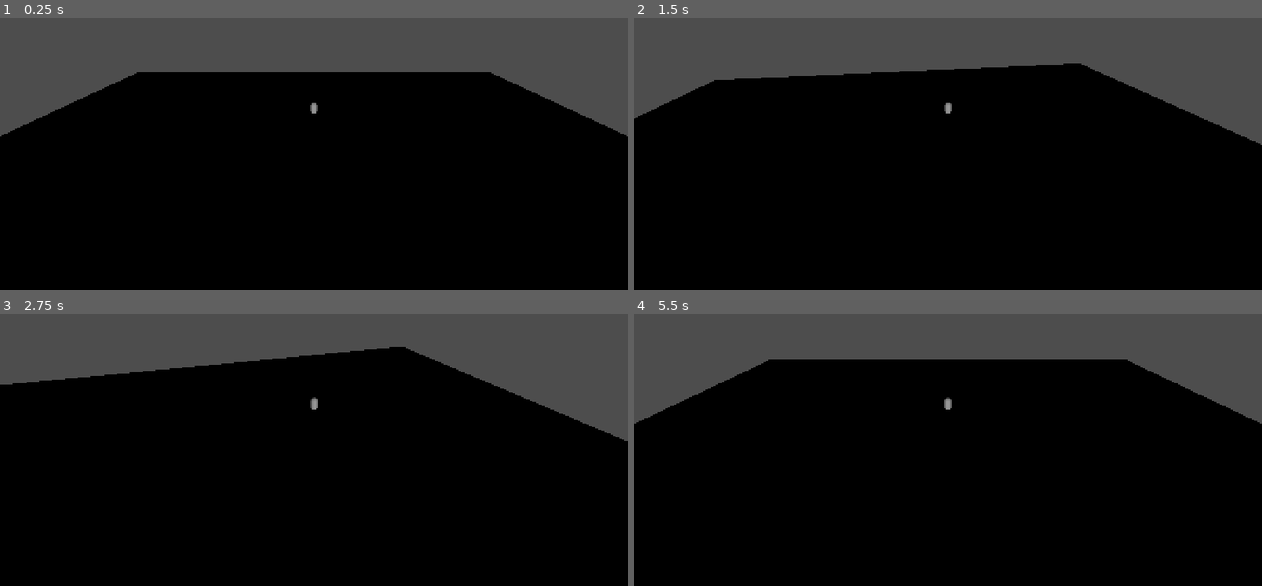
Above: before the commit, frames 1-4 (two rows, left to right).
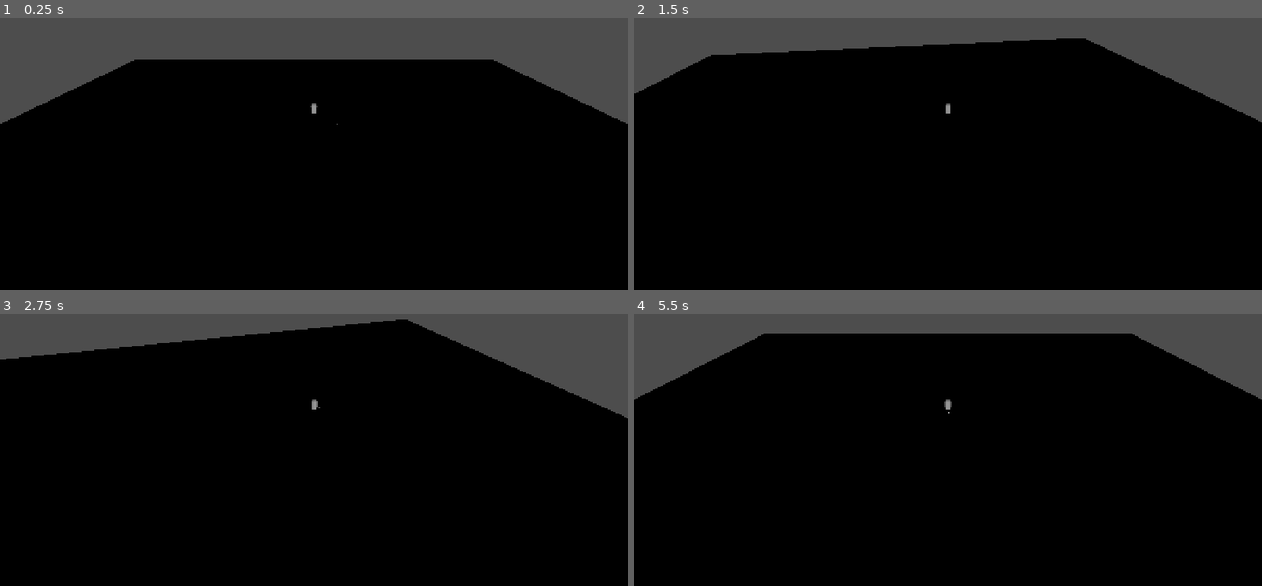
Above: after the commit, the same moments.

Repository: NoMacro/Football-game
Game: Godot game, scene res://match.tscn
The game is run twice, just before and just after one commit, with the same random seed, the same clock (stepped at 60 frames per second) and the same inputs.
Inputs:
- Up to frame 1 (0.25 s): no input
- Up to frame 2 (1.5 s): tap Enter (ui_accept) at 0.5, 0.77 s; hold D (right) 0.53-1.28 s; hold S (backward) from 1.28 s (still down)
- Up to frame 3 (2.75 s): tap Enter (ui_accept) at 1.52 s; release S (backward) at 2.03 s; hold D (right) from 2.03 s (still down)
- Up to frame 4 (5.5 s): release D (right) at 2.78 s; hold W (forward) 2.78-3.53 s; tap Enter (ui_accept) at 3.02, 3.77, 4.52 s; hold A (left) 3.53-5.03 s; hold S (backward) from 5.03 s (still down)

The runs differ from the first frame. In frame 1, 4.7% of the frame differs, in the area x 0-100%, y 15-44%; in frame 2, 9.3%; in frame 3, 9.7%, in the area x 0-100%, y 2-47%; in frame 4, 9.6%.

Commit message:
Add files via upload

Diff:
--- /dev/null
+++ b/balls/ball.gd
@@ -0,0 +1,31 @@
+extends CharacterBody3D
+
+const SPEED = 15
+
+var direction = Vector3.ZERO
+
+var player = null
+
+func _physics_process(delta: float) -> void:
+	# make sure ball is on the ground
+	if is_on_floor() and velocity.y:
+		velocity.y = 0
+	elif !is_on_floor():
+		velocity.y += get_gravity().y
+
+	if player:
+		#Puts the ball 2 meters infront of the player
+		if player.velocity:
+			#if the player is moving then put the ball infront of him
+			direction = ((player.position + (player.direction * 0.8)) - position).normalized()
+			velocity = direction * SPEED
+		else:
+			#otherwise stop the ball
+			velocity = Vector3.ZERO
+
+	move_and_slide()
+
+
+func PlayerDetected(body: CharacterBody3D) -> void:
+	#Player is trying to get the ball
+	player = body
--- /dev/null
+++ b/balls/ball.tscn
@@ -0,0 +1,36 @@
+[gd_scene format=3 uid="uid://plhwa4ue1tv5"]
+
+[ext_resource type="Script" uid="uid://doena023uydmo" path="res://balls/ball.gd" id="1_ht7ih"]
+
+[sub_resource type="SphereMesh" id="SphereMesh_dk0jc"]
+radius = 0.11
+height = 0.22
+radial_segments = 16
+rings = 8
+
+[sub_resource type="SphereShape3D" id="SphereShape3D_ht7ih"]
+radius = 0.11
+
+[sub_resource type="BoxShape3D" id="BoxShape3D_ht7ih"]
+size = Vector3(0.5, 0.2, 0.5)
+
+[node name="ball" type="CharacterBody3D" unique_id=1578066945]
+collision_layer = 4
+script = ExtResource("1_ht7ih")
+
+[node name="MeshInstance3D" type="MeshInstance3D" parent="." unique_id=1103809579]
+transform = Transform3D(1, 0, 0, 0, 1, 0, 0, 0, 1, 0, 0.055159345, 0)
+mesh = SubResource("SphereMesh_dk0jc")
+
+[node name="CollisionShape3D" type="CollisionShape3D" parent="." unique_id=211666318]
+transform = Transform3D(1, 0, 0, 0, 1, 0, 0, 0, 1, 0, 0.055, 0)
+shape = SubResource("SphereShape3D_ht7ih")
+
+[node name="PlayerDetect" type="Area3D" parent="." unique_id=1926540107]
+collision_mask = 2
+
+[node name="CollisionShape3D" type="CollisionShape3D" parent="PlayerDetect" unique_id=1517365536]
+transform = Transform3D(1, 0, 0, 0, 1, 0, 0, 0, 1, 0, 0.1, 0)
+shape = SubResource("BoxShape3D_ht7ih")
+
+[connection signal="body_entered" from="PlayerDetect" to="." method="PlayerDetected"]
--- a/match.tscn
+++ b/match.tscn
@@ -3,6 +3,7 @@
 [ext_resource type="Script" uid="uid://b2esmbwjfr8bo" path="res://match.gd" id="1_crtjb"]
 [ext_resource type="PackedScene" uid="uid://buiqn21u3dacm" path="res://stadiums/stadium.tscn" id="2_xkuxl"]
 [ext_resource type="PackedScene" uid="uid://cpu4mrfrh2nt5" path="res://players/player.tscn" id="3_2n26j"]
+[ext_resource type="PackedScene" uid="uid://plhwa4ue1tv5" path="res://balls/ball.tscn" id="4_xkuxl"]
 
 [node name="main" type="Node3D" unique_id=387045259]
 script = ExtResource("1_crtjb")
@@ -14,3 +15,6 @@
 
 [node name="Camera3D" type="Camera3D" parent="." unique_id=1090194673]
 transform = Transform3D(1, 0, 0, 0, 1, 0, 0, 0, 1, 0, 21.025135, 31.97831)
+
+[node name="ball" parent="." unique_id=1578066945 instance=ExtResource("4_xkuxl")]
+transform = Transform3D(1, 0, 0, 0, 1, 0, 0, 0, 1, 3.7993011, 1.1308174, 0)
--- a/players/player.gd
+++ b/players/player.gd
@@ -5,7 +5,7 @@
 var RotationSpeed = 20
 
 var direction = Vector3(0, 0, -1)
-var MouseDirection = Vector2(0, 0)
+var InputDirection = Vector3(0, 0, -1)
 
 func _ready() -> void:
 	#sync_to_physics = false
@@ -13,9 +13,21 @@
 
 # Called every frame. 'delta' is the elapsed time since the previous frame.
 func _physics_process(delta: float) -> void:
-	#find velocity
-	velocity.z = Input.get_action_strength("backward") - Input.get_action_strength("forward")
-	velocity.x = Input.get_action_strength("right") - Input.get_action_strength("left")
-	velocity = velocity.normalized() * speed
+	#look for movement keys
+	InputDirection.z = Input.get_action_strength("backward") - Input.get_action_strength("forward")
+	InputDirection.x = Input.get_action_strength("right") - Input.get_action_strength("left")
+	InputDirection = InputDirection.normalized()
+	velocity = InputDirection.normalized() * speed
+
+	if InputDirection:
+		#if there is input change direction towards the input
+		direction = InputDirection
+
+	#make sure player is on floor other wise gravity does its work :D
+	if is_on_floor() and velocity.y:
+		velocity.y = 0
+	elif !is_on_floor():
+		velocity.y += get_gravity().y
+
 
 	move_and_slide()
--- a/players/player.tscn
+++ b/players/player.tscn
@@ -3,14 +3,18 @@
 [ext_resource type="Script" uid="uid://oaxpaih5e88f" path="res://players/player.gd" id="1_l271l"]
 
 [sub_resource type="CapsuleMesh" id="CapsuleMesh_wogvg"]
+radial_segments = 16
+rings = 2
 
 [sub_resource type="CapsuleShape3D" id="CapsuleShape3D_l271l"]
 
 [node name="player" type="CharacterBody3D" unique_id=992883723]
+collision_layer = 2
 script = ExtResource("1_l271l")
 
 [node name="MeshInstance3D" type="MeshInstance3D" parent="." unique_id=1995399960]
 transform = Transform3D(1, 0, 0, 0, 1, 0, 0, 0, 1, 0, 1, 0)
+layers = 3
 mesh = SubResource("CapsuleMesh_wogvg")
 
 [node name="CollisionShape3D" type="CollisionShape3D" parent="." unique_id=1467394306]
--- a/project.godot
+++ b/project.godot
@@ -49,6 +49,11 @@
 ]
 }
 
+[layer_names]
+
+3d_physics/layer_2="players"
+3d_physics/layer_3="ball"
+
 [physics]
 
 3d/physics_engine="Jolt Physics"
Not shown, added: balls/ball.gd.uid
